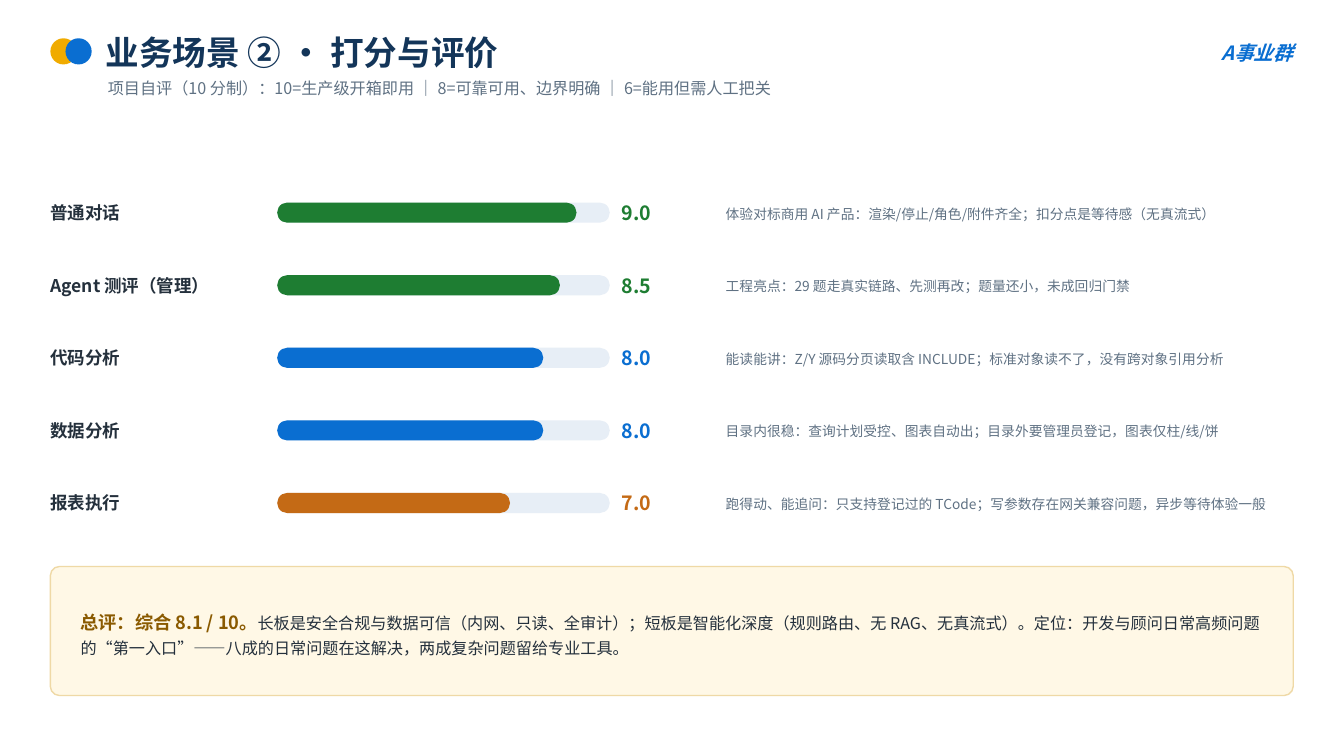
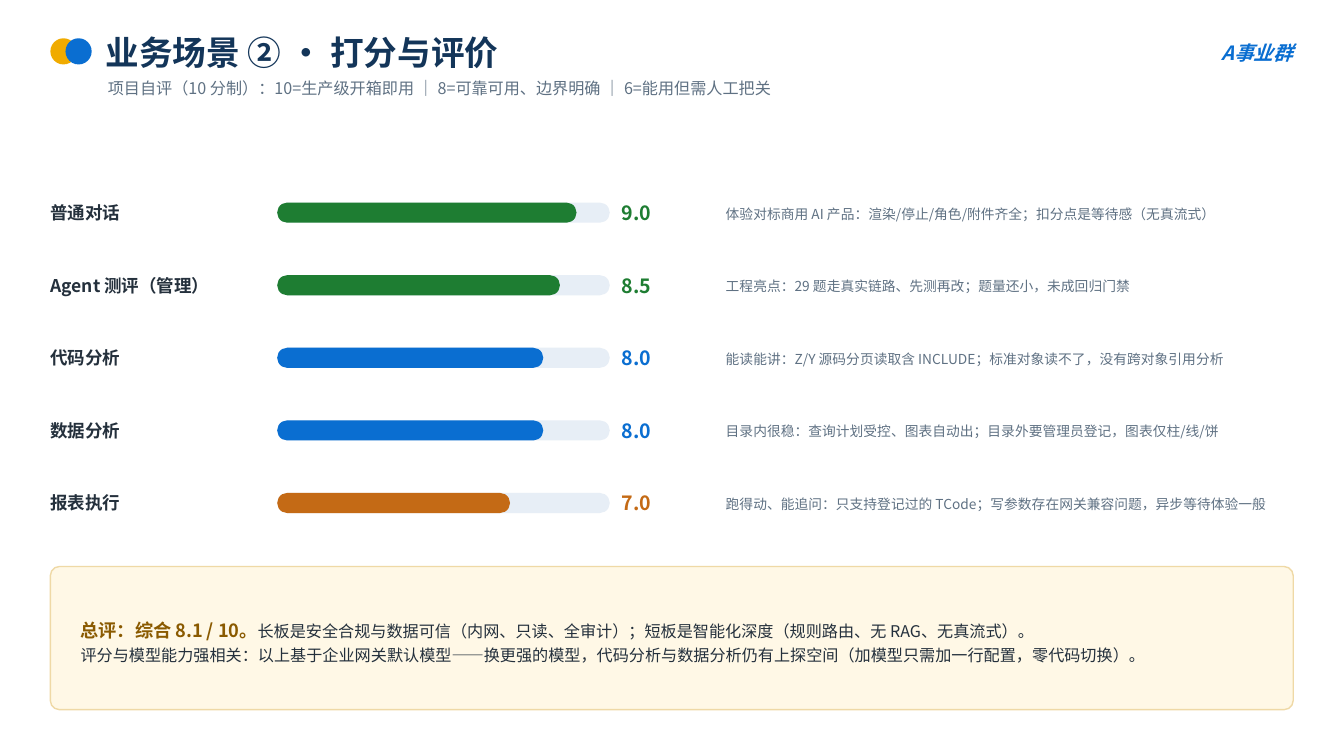
Before and after one commit to ts1424112013/sap-chat, a slide deck: slide 5 of 发布文档/SAP-AI对话助手-项目介绍-V2.0.pptx. Drawn at 1344x756 pixels with LibreOffice and Linux fonts; fonts in the diff are those of the drawing. Boxes give left, top, right and bottom in pixels: in the first picture for what was removed or moved away, otherwise in the second. Text is boxed around its words. In the diff, an @@ line names an element or a change of style, - is before the commit and + after.

Commit message:
docs: 项目介绍 PPT 封面统计卡升级 + 评分补模型相关性说明
- 封面四数字卡改为「数字+标签+明细」三行，替换无感的"22 个 OData 接口"
  为"2 种模型接入协议"（OpenAI 兼容网关 + Ollama，加模型=加一行配置）
- 评分页总评新增：评分与模型能力强相关，换更强模型代码/数据分析仍有上探空间

```diff
--- a/发布文档/SAP-AI对话助手-项目介绍-V2.0.pptx
+++ b/发布文档/SAP-AI对话助手-项目介绍-V2.0.pptx
@@ rounded rectangle: place and size @@
-rounded rectangle at [50, 567, 1294, 696]
+rounded rectangle at [50, 567, 1294, 710]
@@ rounded rectangle at [50, 567, 1294, 710]: proportions changed @@
@@ text at [81, 621, 1145, 663]: text changed @@
-总评：综合 8.1 / 10。长板是安全合规与数据可信（内网、只读、全审计）；短板是智能化深度（规则路由、无 RAG、无真流式）。定位：开发与顾问日常高频问题的“第一入口”——八成的日常问题在这解决，两成复杂问题留给专业工具。
+总评：综合 8.1 / 10。长板是安全合规与数据可信（内网、只读、全审计）；短板是智能化深度（规则路由、无 RAG、无真流式）。
+评分与模型能力强相关：以上基于企业网关默认模型——换更强的模型，代码分析与数据分析仍有上探空间（加模型只需加一行配置，零代码切换）。
```
Also in this commit, not shown: 1 other slide changed.
